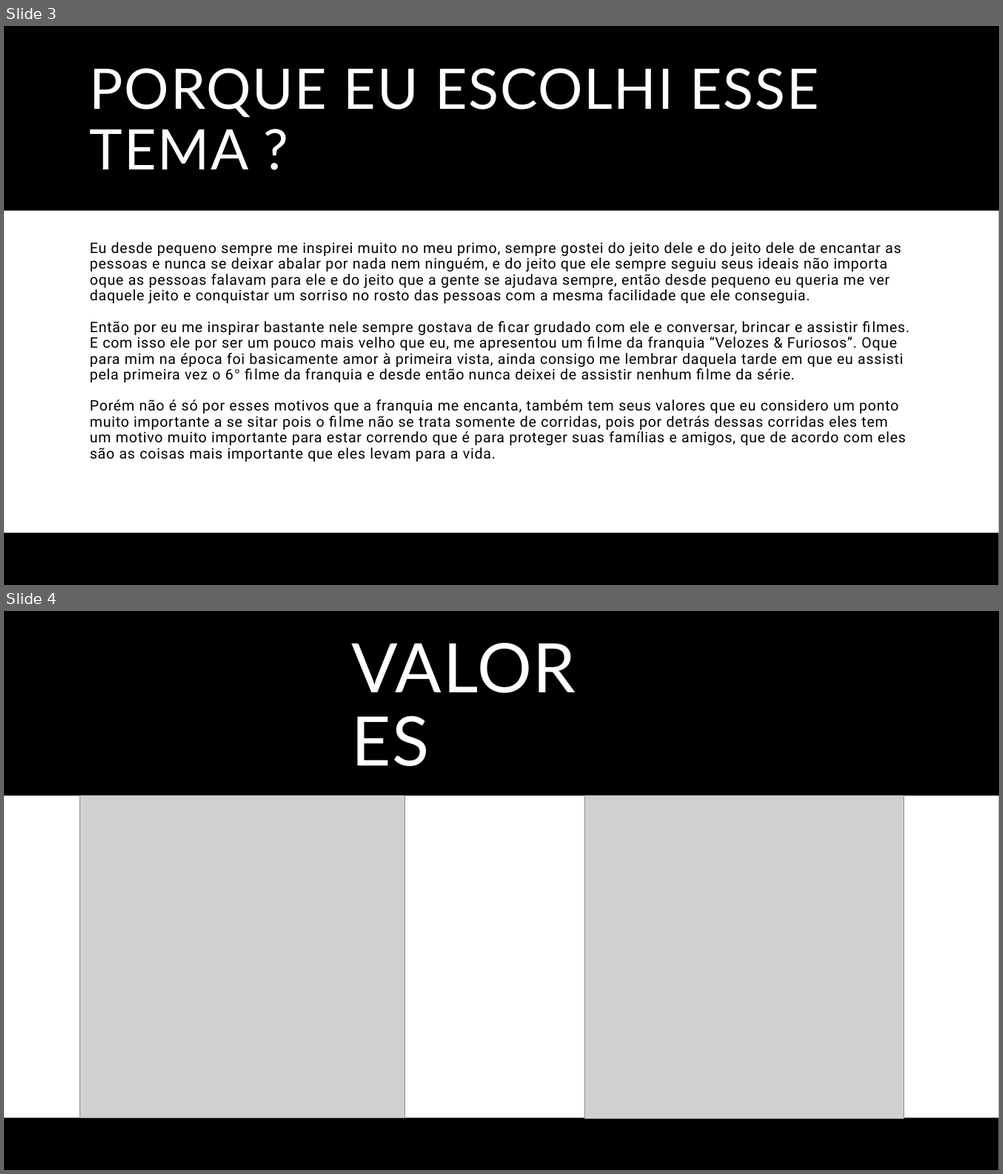
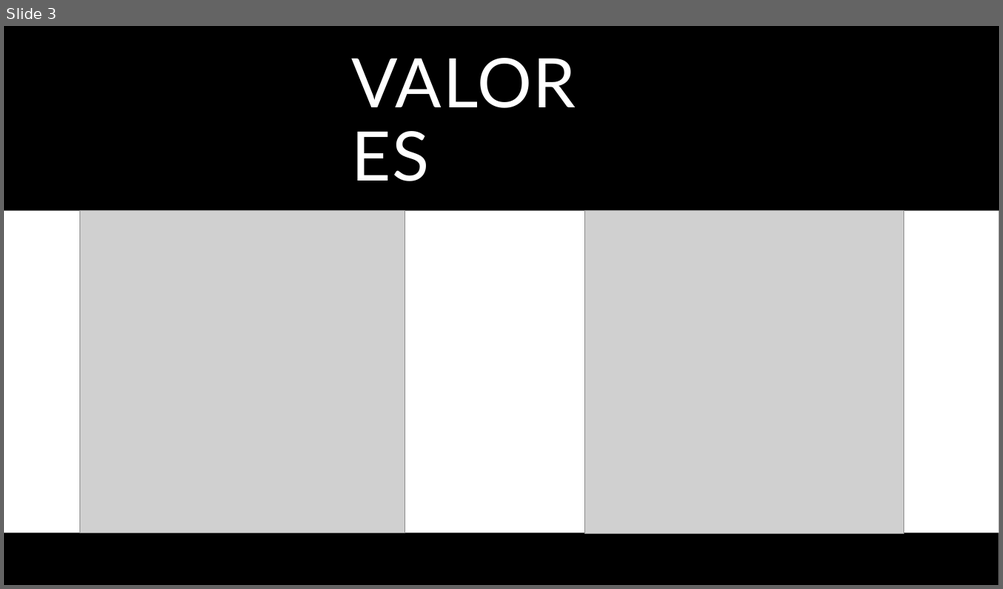
Before and after one commit to AntonioGoncalvesSousa/Projeto-Individual, a slide deck: Documentação/Documentação Proj.pptx. Shown one above the other, each under a label of ours: slides 3 and 4 before the commit, slide 3 after it. The pictures are 1003x1174 and 1003x589 pixels, drawn with LibreOffice and Linux fonts; fonts in the diff are those of the drawing; grey boxes stand for pictures. Boxes give left, top, right and bottom in pixels: in the first picture for what was removed or moved away, otherwise in the second. Text is boxed around its words. In the diff, an @@ line names an element or a change of style, - is before the commit and + after.

```diff
--- a/Documentação/Documentação Proj.pptx
+++ b/Documentação/Documentação Proj.pptx
@@ slide 3 removed at bbox=[4, 26, 999, 585], background #FFFFFF; not listed: 1 template element that a slide beside it also shows @@
@@ rectangle removed at bbox=[4, 26, 999, 585] @@
@@ title removed at bbox=[90, 68, 819, 170] @@
-PORQUE EU ESCOLHI ESSE TEMA ?
@@ rectangle removed at bbox=[4, 211, 999, 534] @@
@@ text removed at bbox=[90, 242, 905, 462] @@
-Eu desde pequeno sempre me inspirei muito no meu primo, sempre gostei do jeito dele e do jeito dele de encantar as pessoas e nunca se deixar abalar por nada nem ninguém, e do jeito que ele sempre seguiu seus ideais não importa oque as pessoas falavam para ele e do jeito que a gente se ajudava sempre, então desde pequeno eu queria me ver daquele jeito e conquistar um sorriso no rosto das pessoas com a mesma facilidade que ele conseguia.
-Então por eu me inspirar bastante nele sempre gostava de ficar grudado com ele e conversar, brincar e assistir filmes. E com isso ele por ser um pouco mais velho que eu, me apresentou um filme da franquia “Velozes & Furiosos”. Oque para mim na época foi basicamente amor à primeira vista, ainda consigo me lembrar daquela tarde em que eu assisti pela primeira vez o 6° filme da franquia e desde então nunca deixei de assistir nenhum filme da série.
-Porém não é só por esses motivos que a franquia me encanta, também tem seus valores que eu considero um ponto muito importante a se sitar pois o filme não se trata somente de corridas, pois por detrás dessas corridas eles tem um motivo muito importante para estar correndo que é para proteger suas famílias e amigos, que de acordo com eles são as coisas mais importante que eles levam para a vida.
@@ what was slide 4 is now slide 3 @@
```
Also in this commit, not shown: 3 slides changed, 1 slide added, 6 other files.
